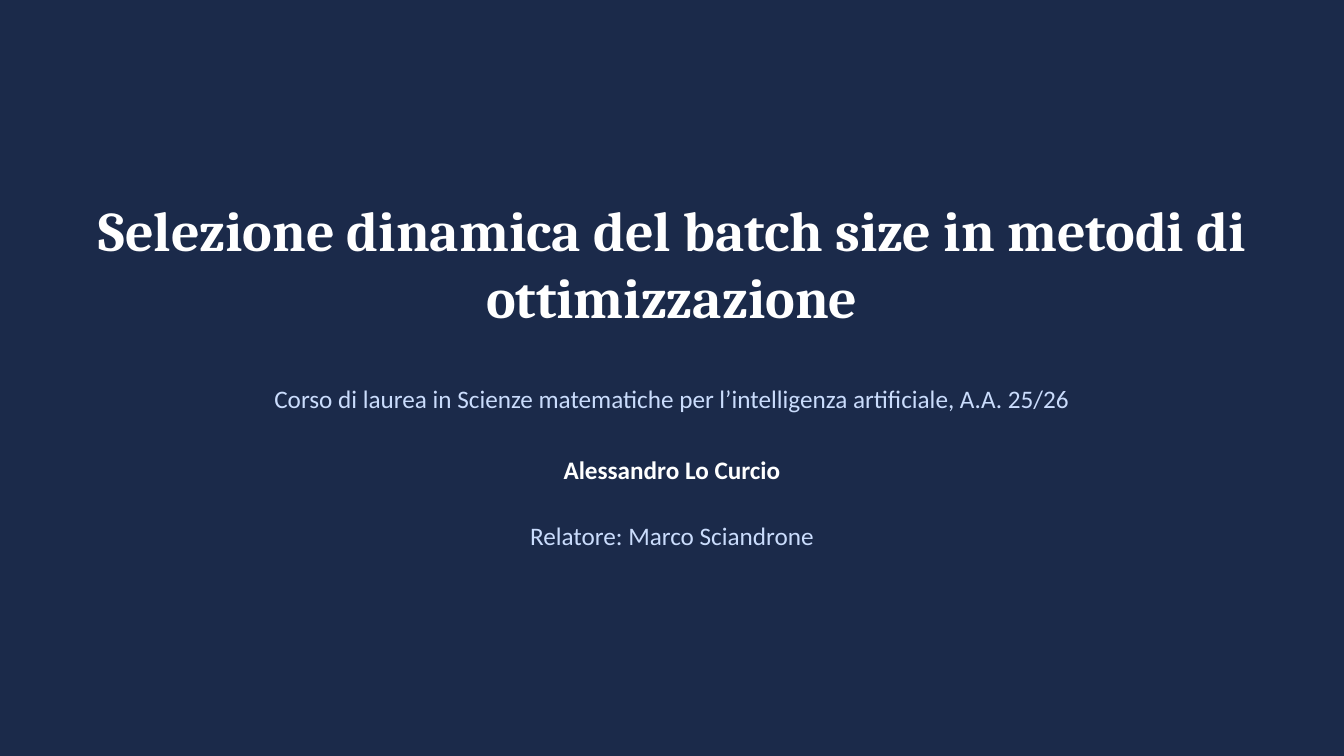
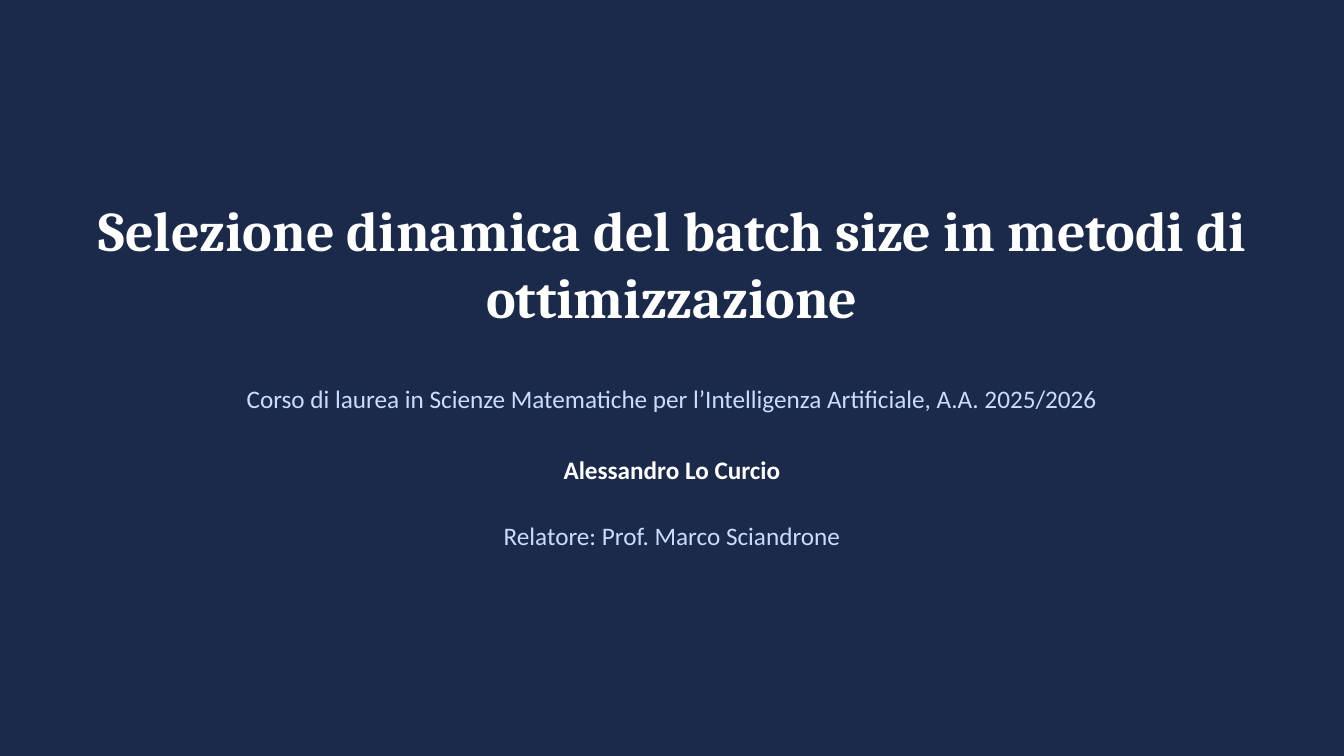
Before and after one commit to Alessandro1040/selezione-dinamica-batch, a slide deck: slide 1 of presentazione_riformattata.pptx. Drawn at 1344x756 pixels with LibreOffice and Linux fonts; fonts in the diff are those of the drawing. Boxes give left, top, right and bottom in pixels: in the first picture for what was removed or moved away, otherwise in the second. Text is boxed around its words. In the diff, an @@ line names an element or a change of style, - is before the commit and + after.

```diff
--- a/presentazione_riformattata.pptx
+++ b/presentazione_riformattata.pptx
@@ text at bbox=[247, 390, 1096, 413]: text changed @@
-Corso di laurea in Scienze matematiche per l’intelligenza artificiale, A.A. 25/26
+Corso di laurea in Scienze Matematiche per l’Intelligenza Artificiale, A.A. 2025/2026
@@ text at bbox=[504, 527, 840, 545]: text changed @@
-Relatore: Marco Sciandrone
+Relatore: Prof. Marco Sciandrone
```
Also in this commit, not shown: 10 other slides changed, 1 other file.
